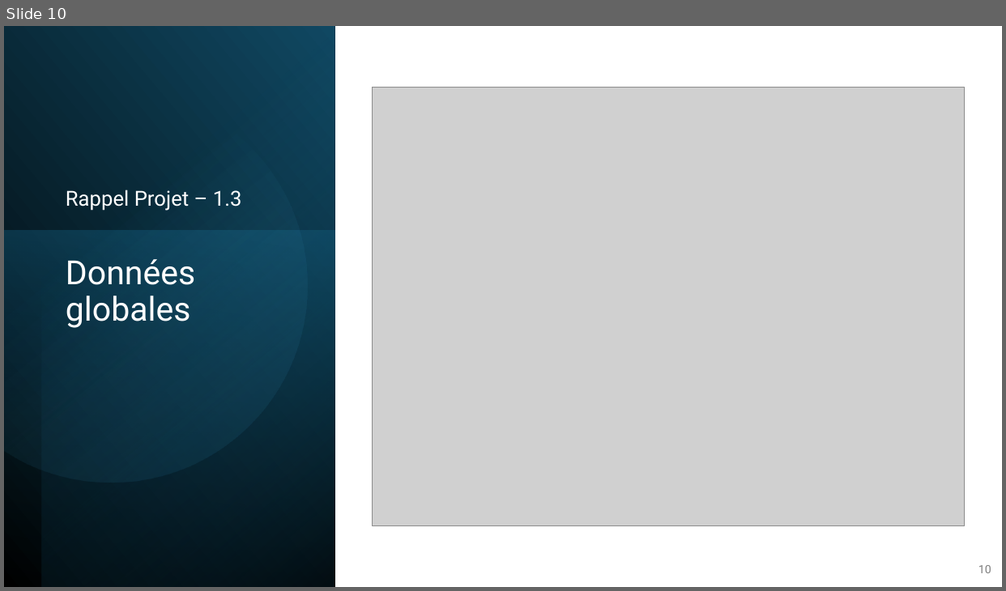
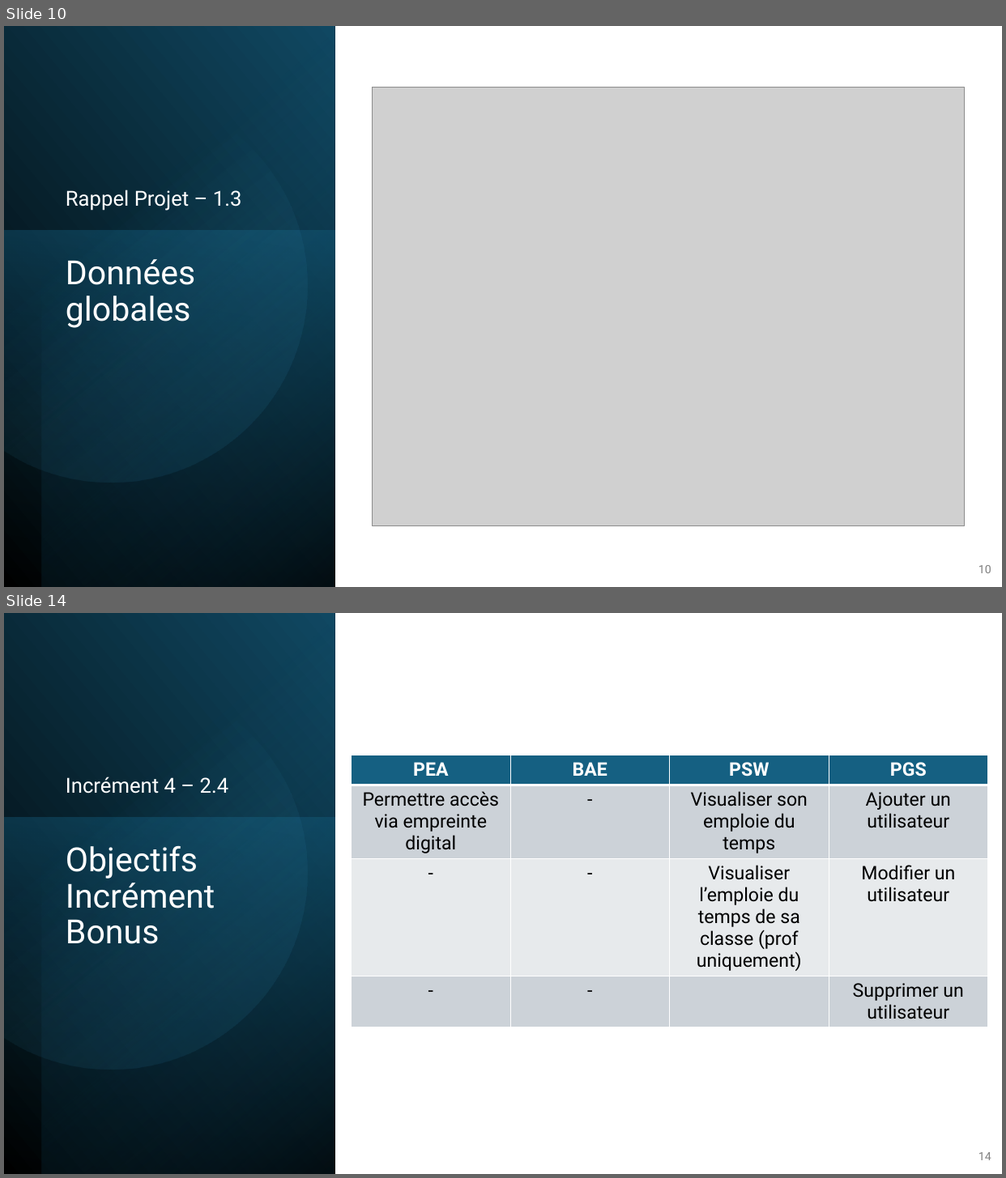
Before and after one commit to RobinMartineau/Acc-s-campus-, a slide deck: BDD/Présentation/BDD.pptx. Shown one above the other, each under a label of ours: slide 10 before the commit, slides 10 and 14 after it; the slides between them are not shown. The pictures are 1006x591 and 1006x1178 pixels, drawn with LibreOffice and Linux fonts; fonts in the diff are those of the drawing; grey boxes stand for pictures. Boxes give left, top, right and bottom in pixels: in the first picture for what was removed or moved away, otherwise in the second. Text is boxed around its words. In the diff, an @@ line names an element or a change of style, - is before the commit and + after.

Commit message:
modif diapo

```diff
--- a/BDD/Présentation/BDD.pptx
+++ b/BDD/Présentation/BDD.pptx
@@ slide 14 added at box(4, 613, 1002, 1174), background #FFFFFF @@
@@ rectangle added at box(4, 613, 335, 1174), fill gradient #000000 to #104862 @@
@@ rectangle added at box(41, 613, 335, 1174), fill gradient #000000 to #156082 @@
@@ freeform shape added at box(4, 652, 343, 1105), fill gradient #46B1E1 to #104862 @@
@@ table added at box(351, 756, 989, 1033), 4 rows, 4 columns @@
+PEA | BAE | PSW | PGS
+Permettre accès via empreinte digital | - | Visualiser son emploie du temps | Ajouter un utilisateur
+- | - | Visualiser l’emploie du temps de sa classe (prof uniquement) | Modifier un utilisateur
+- | - |  | Supprimer un utilisateur
@@ text added at box(66, 777, 229, 794), 20 pt, text #FFFFFF @@
+Incrément 4 – 2.4
@@ rectangle added at box(4, 818, 335, 1174), fill gradient #156082 to #0B3041 @@
@@ title added at box(66, 845, 215, 944), 32 pt, text #FFFFFF @@
+Objectifs Incrément Bonus
@@ page number added at box(978, 1152, 991, 1161), 11 pt, text #808080 @@
+14
```
Also in this commit, not shown: 2 slides changed, 11 other slides added, 23 slides removed.
